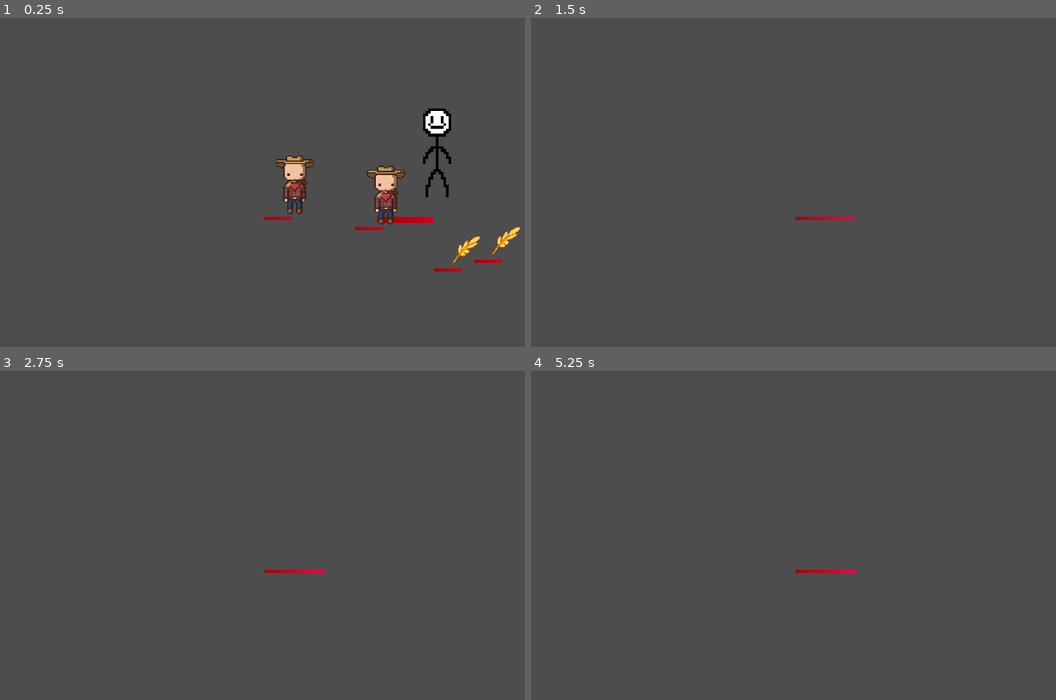
Above: before the commit, frames 1-4 (two rows, left to right).
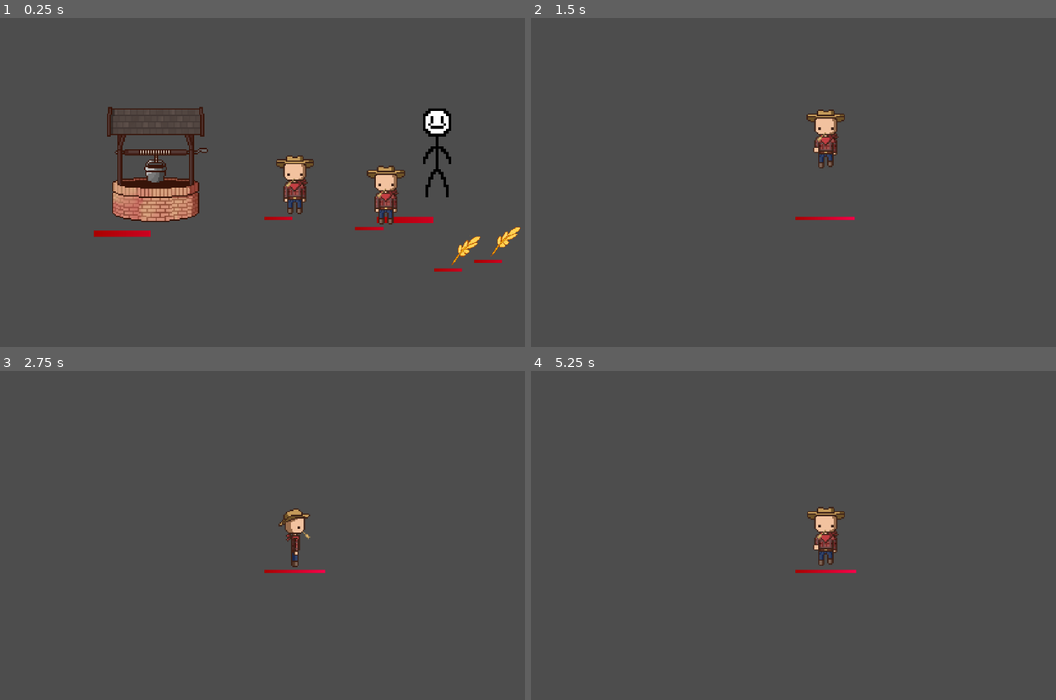
Above: after the commit, the same moments.

Repository: T3rryTim3/mhs-gamedev-02
Game: Godot game, scene res://scenes/Base/phystest.tscn
Same seed, same stepped clock (60 frames per second), same inputs: the game is played once before the commit and once after it.
Inputs:
- Up to frame 1 (0.25 s): no input
- Up to frame 2 (1.5 s): tap Enter (ui_accept) at 0.5, 0.77, 1.07 s; hold D (move_right) 0.53-1.28 s; tap E at 0.6 s; tap Q at 0.8, 1.35 s; hold S (move_down) from 1.28 s (still down)
- Up to frame 3 (2.75 s): tap Enter (ui_accept) at 1.52, 1.55, 1.82, 2.1 s; release S (move_down) at 2.03 s; hold D (move_right) from 2.03 s (still down); tap E at 2.3 s
- Up to frame 4 (5.25 s): release D (move_right) at 2.78 s; hold Up (ui_up) 2.78-3.53 s; tap E at 2.85, 4.35 s; tap Enter (ui_accept) at 3.02, 3.32, 3.77, 3.8, 4.07, 4.52, 4.82 s; tap Q at 3.05, 3.6, 5.1 s; hold A (move_left) 3.53-5.03 s; hold S (move_down) from 5.03 s (still down)

The runs differ from the first frame. In frame 1, 3.5% of the frame differs, in the area x 17-40%, y 26-67%; in frame 2, 0.7%; in frame 3, 0.5%; in frame 4, 0.7%.

Commit message:
Drop key + starting station

Diff:
--- /dev/null
+++ b/projects/mhsdev-02/scenes/Base/level.tscn
@@ -0,0 +1,8 @@
+[gd_scene load_steps=2 format=3 uid="uid://wnlrn2xcxqes"]
+
+[sub_resource type="TileSet" id="TileSet_0fq5v"]
+
+[node name="Level" type="Node2D"]
+
+[node name="TileMapLayer" type="TileMapLayer" parent="."]
+tile_set = SubResource("TileSet_0fq5v")
--- a/projects/mhsdev-02/scenes/Base/phystest.tscn
+++ b/projects/mhsdev-02/scenes/Base/phystest.tscn
@@ -1,10 +1,11 @@
-[gd_scene load_steps=6 format=3 uid="uid://c1g832odaaalg"]
+[gd_scene load_steps=7 format=3 uid="uid://c1g832odaaalg"]
 
 [ext_resource type="PackedScene" uid="uid://b1eciwiplogl6" path="res://scenes/Base/entity.tscn" id="1_0f7r7"]
 [ext_resource type="PackedScene" uid="uid://ch7yldb47xgpv" path="res://scenes/Base/item.tscn" id="2_c6tnk"]
 [ext_resource type="PackedScene" uid="uid://pysan0unkcxq" path="res://scenes/Base/collector.tscn" id="3_80cdg"]
 [ext_resource type="PackedScene" uid="uid://csm7lx0v5ercn" path="res://scenes/Base/humanoid.tscn" id="4_fk64c"]
 [ext_resource type="PackedScene" uid="uid://mjb3tm0mtc3r" path="res://scenes/Base/player.tscn" id="5_5cbv7"]
+[ext_resource type="PackedScene" uid="uid://nsrj6j5h6ctv" path="res://scenes/Base/station.tscn" id="6_xm8c2"]
 
 [node name="phystest" type="Node2D"]
 
@@ -26,3 +27,10 @@
 
 [node name="Humanoid2" parent="." instance=ExtResource("5_5cbv7")]
 position = Vector2(-112, 27)
+
+[node name="Station" parent="." instance=ExtResource("6_xm8c2")]
+position = Vector2(-221, 11)
+health = 60.0
+move_influence = 0.2
+
+[node name="Camera2D" type="Camera2D" parent="."]
--- a/projects/mhsdev-02/scenes/Base/player.tscn
+++ b/projects/mhsdev-02/scenes/Base/player.tscn
@@ -256,6 +256,7 @@
 motion_mode = 1
 script = ExtResource("1_1ohs8")
 sprite = NodePath("AnimatedSprite2D")
+move_influence = 0.7
 
 [node name="CollisionShape2D" type="CollisionShape2D" parent="."]
 position = Vector2(0, 11.5)
--- /dev/null
+++ b/projects/mhsdev-02/scenes/Base/station.tscn
@@ -0,0 +1,20 @@
+[gd_scene load_steps=4 format=3 uid="uid://nsrj6j5h6ctv"]
+
+[ext_resource type="Script" path="res://scripts/entity.gd" id="1_21bt8"]
+[ext_resource type="Texture2D" uid="uid://u7xq2b86pnte" path="res://images/stations/well.png" id="2_m2phn"]
+
+[sub_resource type="RectangleShape2D" id="RectangleShape2D_astqw"]
+size = Vector2(66.5, 37)
+
+[node name="Station" type="CharacterBody2D" node_paths=PackedStringArray("sprite")]
+motion_mode = 1
+script = ExtResource("1_21bt8")
+sprite = NodePath("Sprite2D")
+move_influence = 0.2
+
+[node name="Sprite2D" type="Sprite2D" parent="."]
+texture = ExtResource("2_m2phn")
+
+[node name="CollisionShape2D" type="CollisionShape2D" parent="."]
+position = Vector2(0.75, 26)
+shape = SubResource("RectangleShape2D_astqw")
--- a/projects/mhsdev-02/scripts/collector.gd
+++ b/projects/mhsdev-02/scripts/collector.gd
@@ -9,6 +9,9 @@
 ## The vertical distance between items in the stack.
 @export var stack_distance:int = 48
 
+## The random offset of dropping items
+@export var drop_offset:int = 5
+
 ## The coefficient applied to the decay rate of collected items; makes items last longer/shorter
 @export var decay_coef:float = 0.5
 
@@ -16,7 +19,7 @@
 @export_range(0,2) var pickup_time:float = 0.5
 
 ## How high up the item is lifted when being collected - animation only
-@export_range(0,192) var pickup_height:float = 96
+@export_range(0,192) var pickup_height:float = 48
 
 ## Area2D Node for detecting items to pick up.
 @export var pickup_area:Area2D
@@ -87,6 +90,10 @@
 
 func add_item(item:Item) -> void: ## Add an item to the top of the stack.
 	# Reparent item
+
+	if len(current_resources) >= stack_limit:
+		return
+
 	var global_pos = item.global_position
 	item.get_parent().remove_child(item)
 	add_child(item)
@@ -121,7 +128,7 @@
 
 	_reset_item_stats(item)
 
-	item.position = drop_pos_node.position
+	item.position = drop_pos_node.position + Vector2(randi_range(-drop_offset, drop_offset), randi_range(-drop_offset, drop_offset))
 	var glob_pos:Vector2 = item.global_position
 
 	# Reparent item to root
--- a/projects/mhsdev-02/scripts/entity.gd
+++ b/projects/mhsdev-02/scripts/entity.gd
@@ -12,7 +12,7 @@
 @export var health:float = 10
 
 ## Coefficient of any movement force applied on the object.
-@export var move_influence:float = 0.0
+@export var move_influence:float = 1.0
 
 ## Healthbar scale relative to sprite width
 @export var health_bar_scale:float = 1
@@ -107,7 +107,7 @@
 	velocity = Vector2.ZERO
 
 	if Input.is_action_just_pressed("ui_accept"):
-		force += Vector3(randf_range(-1,1)*600,randf_range(-1,1)*600,10)
+		apply_force(Vector3(randf_range(-1,1)*600,randf_range(-1,1)*600,randf_range(0,1)*600))
 
 	health_bar.current = health/max_health
 
@@ -119,4 +119,8 @@
 	pass
 
 func apply_force(applied:Vector3): ## Apply force to the entity
+	applied *= move_influence
+	print(move_influence)
+	print(applied)
+	applied.z = (abs(applied.y) + abs(applied.x)) / 80
 	force += applied
--- a/projects/mhsdev-02/scripts/player.gd
+++ b/projects/mhsdev-02/scripts/player.gd
@@ -18,6 +18,7 @@
 		collector_pos_dir.y = 0
 
 	collector.position = collector_pos_dir * (collector_collider.shape.get_rect().size.x/4)
+	collector.drop_pos_node.position = collector.position
 	if collector_pos_dir.y <= 0:
 		collector.z_index = -2
 	else:
@@ -29,6 +30,11 @@
 
 func _input(event) -> void:
 	if event is InputEventKey:
-		if event.pressed and event.keycode == KEY_E:
-			collector.add_nearest_item()
+		if event.pressed:
+			match event.keycode:
+				KEY_E:
+					collector.add_nearest_item()
+				KEY_Q:
+					collector.drop_item()
+
 	holding_item = len(collector.current_resources) > 0
Binary file added: projects/mhsdev-02/images/stations/well.png
Not shown, changed: projects/mhsdev-02/images/stations/well.png.import
